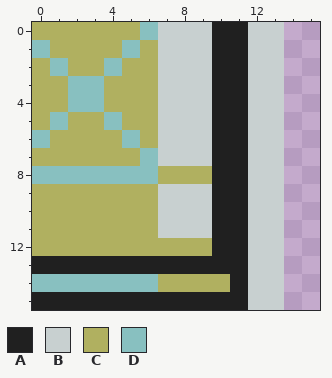
A pixel-art sprite gets an edit: res/sprites/Building03-31.png. Above: the version before the commit.
The file is 16x16 pixels.
Palette (. is transparent): A #202020  B #c8d0d0  C #b0b060  D #88c0c0
Pixels before, first column x 0:
 0 CCCCCCDBBBAABB
 1 DCCCCDCBBBAABB
 2 CDCCDCCBBBAABB
 3 CCDDCCCBBBAABB
 4 CCDDCCCBBBAABB
 5 CDCCDCCBBBAABB
 6 DCCCCDCBBBAABB
 7 CCCCCCDBBBAABB
 8 DDDDDDDCCCAABB
 9 CCCCCCCBBBAABB
10 CCCCCCCBBBAABB
11 CCCCCCCBBBAABB
12 CCCCCCCCCCAABB
13 AAAAAAAAAAAABB
14 DDDDDDDCCCCABB
15 AAAAAAAAAAAABB
The same view after the edit:
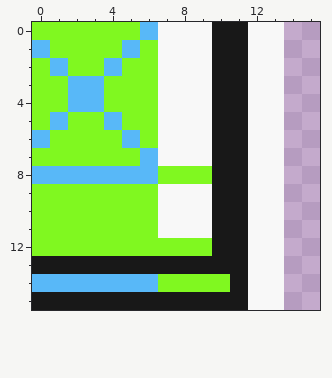
Edits made:
colour A: #202020 -> #181818
colour B: #c8d0d0 -> #f8f8f8
colour C: #b0b060 -> #80f820
colour D: #88c0c0 -> #58b8f8
Boxes around the changes in both pictures, in picture pixels (x1, y1, x2, y2):
changed: (32, 22, 284, 310)
